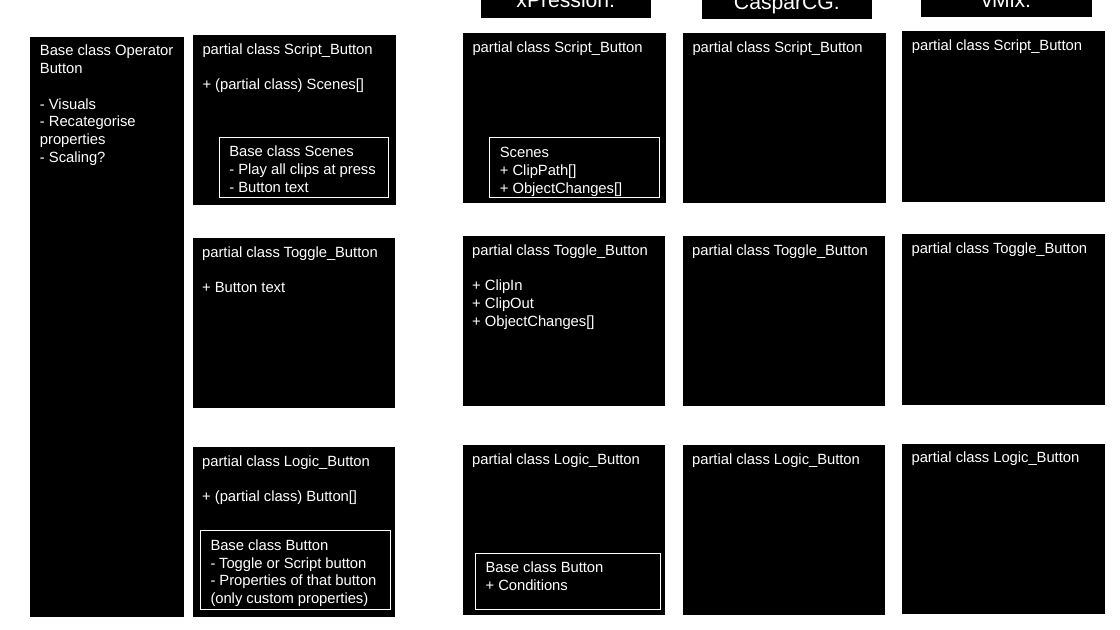
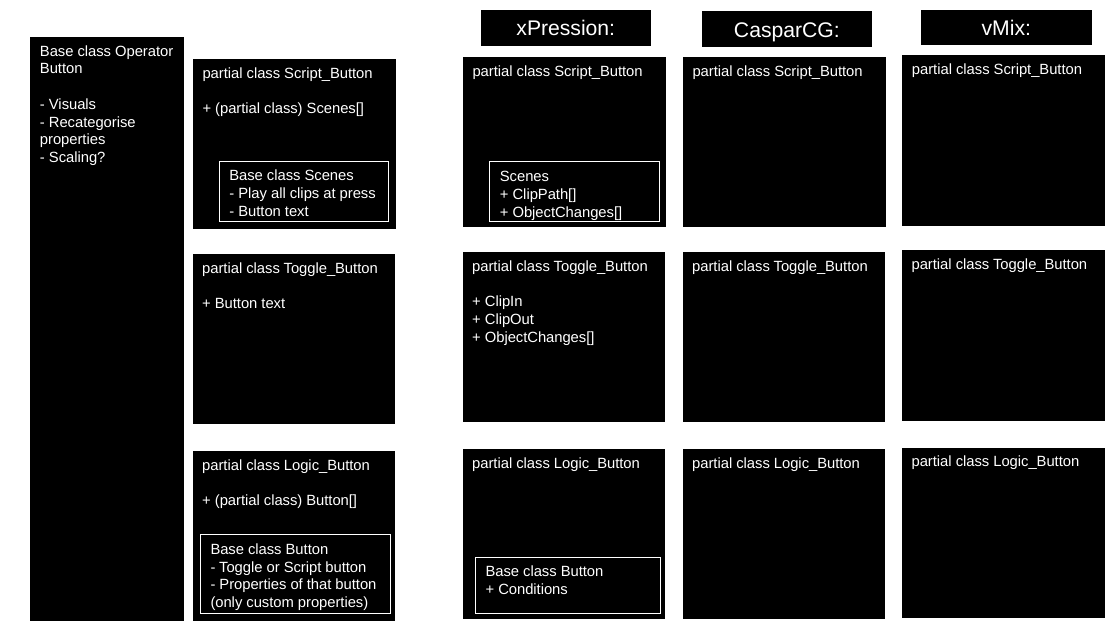
Before and after one commit to Uviloc/Operators_Solution, a slide deck: slide 8 of OpSol/Uncompiled_Files/Project Structure.odp. Drawn at 1120x630 pixels with LibreOffice and Linux fonts; fonts in the diff are those of the drawing. Boxes give left, top, right and bottom in pixels: in the first picture for what was removed or moved away, otherwise in the second. Text is boxed around its words. In the diff, an @@ line names an element or a change of style, - is before the commit and + after.

```diff
--- a/OpSol/Uncompiled_Files/Project Structure.odp
+++ b/OpSol/Uncompiled_Files/Project Structure.odp
@@ rectangle "xPression:": place and size @@
-rectangle "xPression:" at [481,0,652,18]
+rectangle "xPression:" at [481,10,652,47]
@@ rectangle "CasparCG:": place and size @@
-rectangle "CasparCG:" at [701,0,873,19]
+rectangle "CasparCG:" at [701,11,873,48]
@@ 7 rectangles: place and size @@
-7 rectangles at [193,0,1106,206]
+7 rectangles at [193,9,1106,230]
@@ 4 rectangles: place and size @@
-4 rectangles at [192,234,1106,410]
+4 rectangles at [192,250,1106,425]
@@ 6 rectangles: place and size @@
-6 rectangles at [192,443,1106,619]
+6 rectangles at [192,447,1106,623]
```
Also in this commit, not shown: 11 other slides changed, 7 other files.
